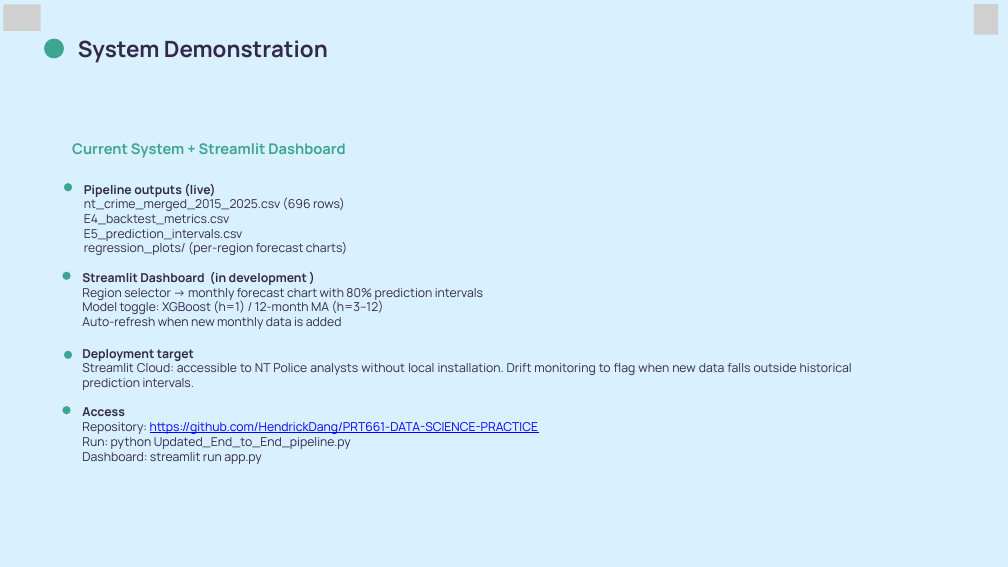
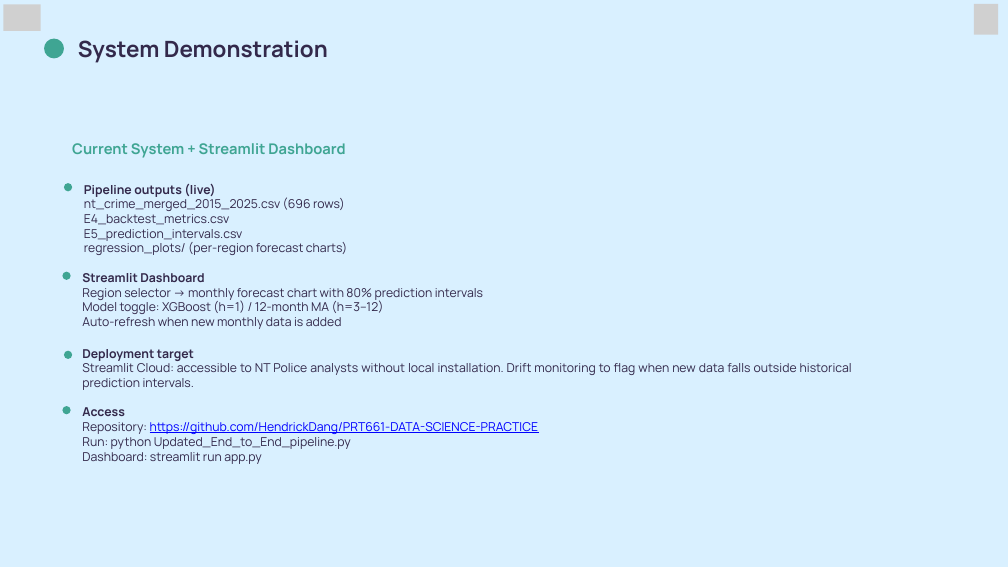
Before and after one commit to HendrickDang/PRT661-DATA-SCIENCE-PRACTICE, a slide deck: slide 17 of Reports/PRT661_Assessment_3.pptx. Drawn at 1008x567 pixels with LibreOffice and Linux fonts; fonts in the diff are those of the drawing; grey boxes stand for pictures. Boxes give left, top, right and bottom in pixels: in the first picture for what was removed or moved away, otherwise in the second. Text is boxed around its words. In the diff, an @@ line names an element or a change of style, - is before the commit and + after.

```diff
--- a/Reports/PRT661_Assessment_3.pptx
+++ b/Reports/PRT661_Assessment_3.pptx
@@ text at (82,273,204,282): text changed @@
-Streamlit Dashboard (in development )
+Streamlit Dashboard
```
Also in this commit, not shown: 6 other slides changed.
